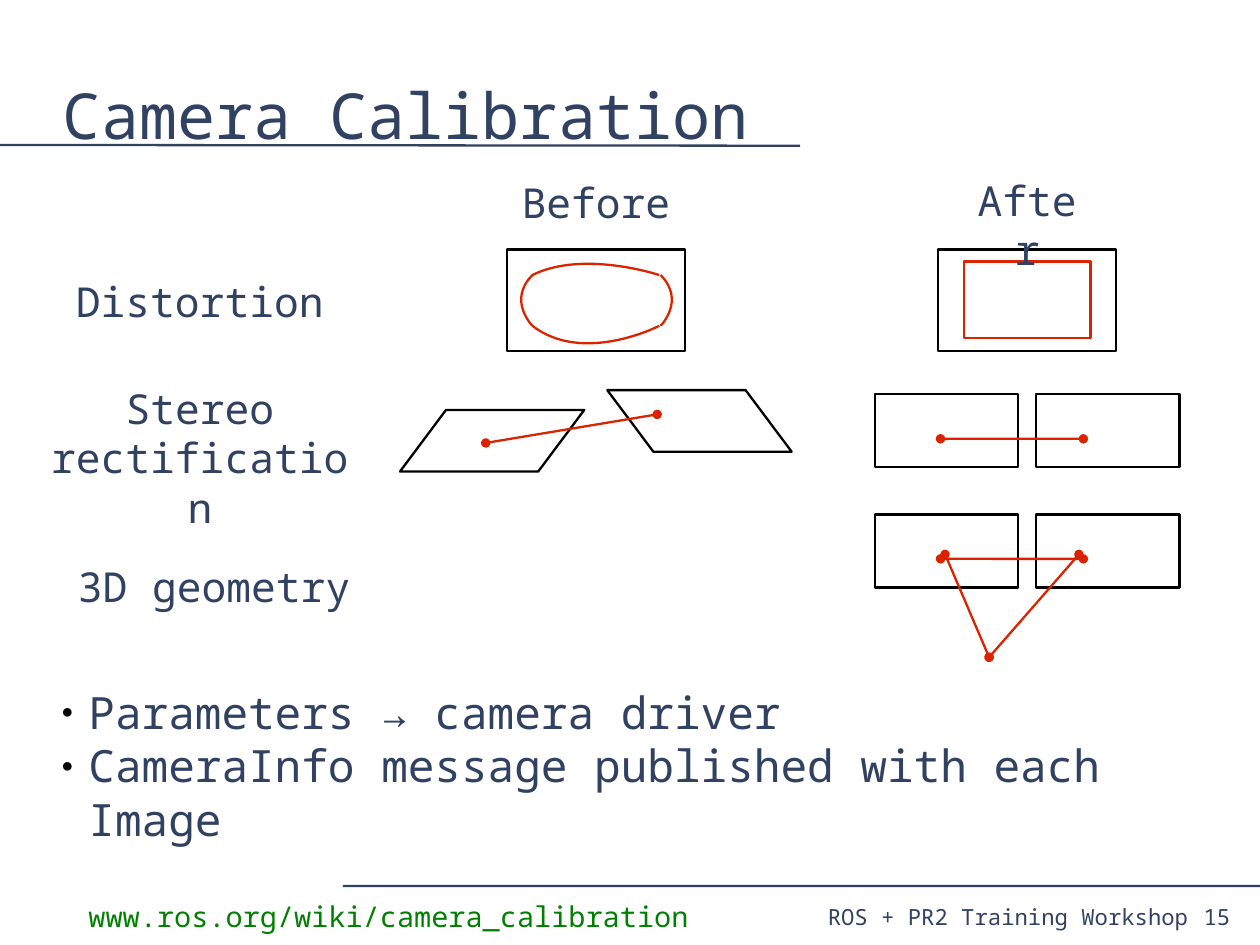
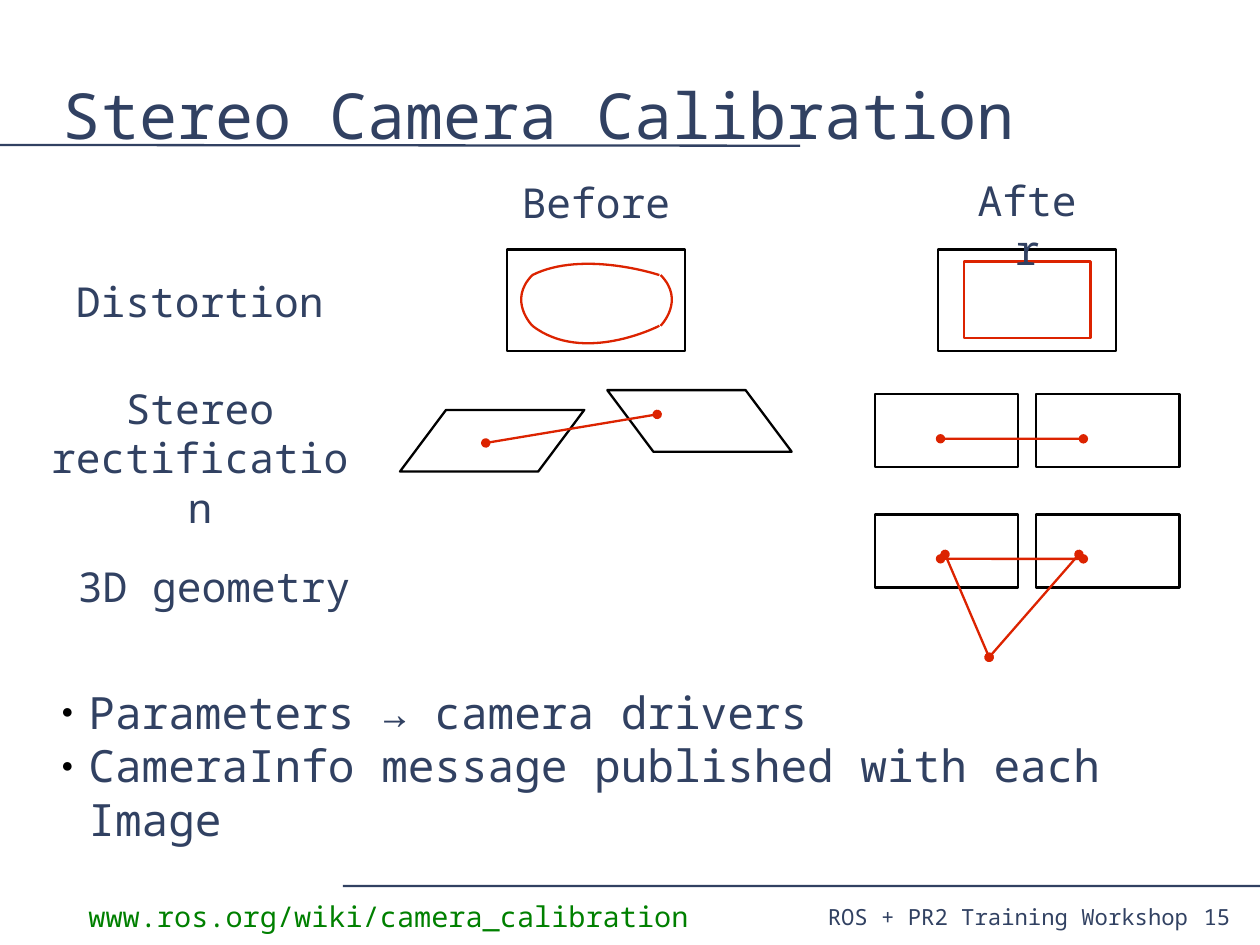
Before and after one commit to PR2/pr2_docs, a slide deck: slide 15 of pr2_training_workshop/processing_camera_data/slides.odp. Drawn at 1260x945 pixels with LibreOffice and Linux fonts; fonts in the diff are those of the drawing. Boxes give left, top, right and bottom in pixels: in the first picture for what was removed or moved away, otherwise in the second. Text is boxed around its words. In the diff, an @@ line names an element or a change of style, - is before the commit and + after.

Commit message:
processing_camera_data: Further reorganization. Expanded outlines to include entire talk. More on logging. Moved dynamic_reconfigure slides to relevant sections.

```diff
--- a/pr2_training_workshop/processing_camera_data/slides.odp
+++ b/pr2_training_workshop/processing_camera_data/slides.odp
@@ title at [63,90,1015,147]: text changed @@
-Camera Calibration
+Stereo Camera Calibration
@@ text at [88,695,807,730]: text changed @@
-● Parameters → camera driver
+● Parameters → camera drivers
```
Also in this commit, not shown: 7 other slides changed, 4 slides added.
